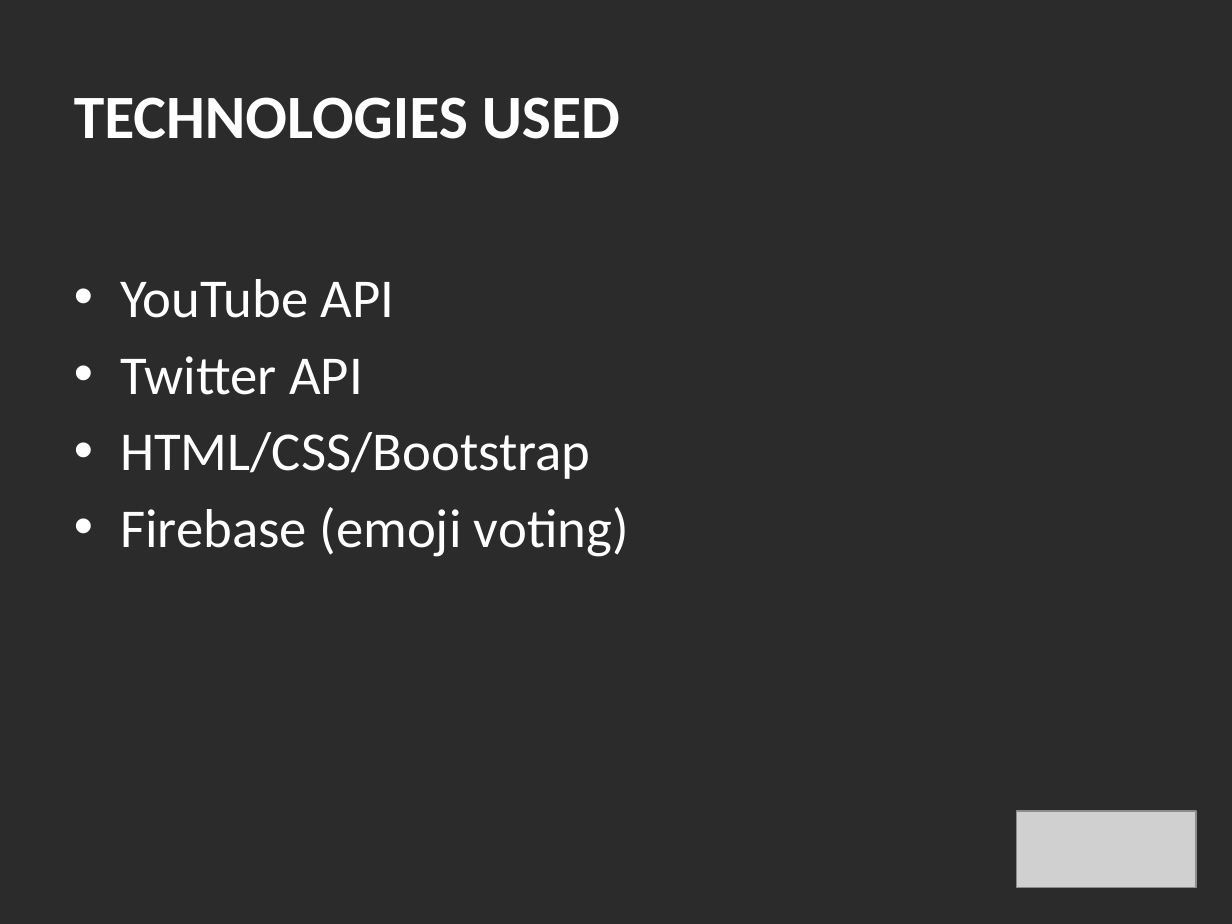
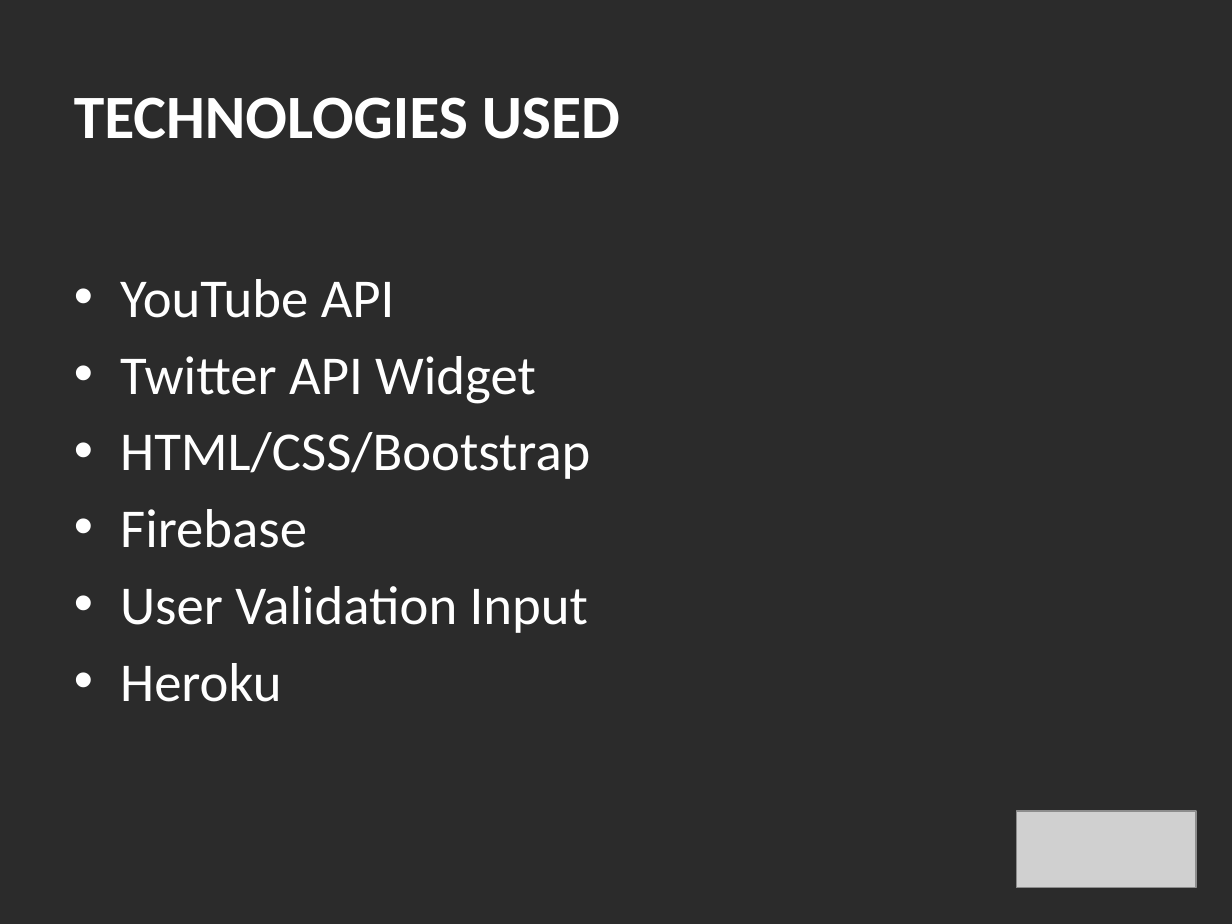
Before and after one commit to MrEdwinRodriguez/projectone, a slide deck: slide 6 of karaoke-roulette.pptx. Drawn at 1232x924 pixels with LibreOffice and Linux fonts; fonts in the diff are those of the drawing; grey boxes stand for pictures; background and template pictures are left out; a plain dark background stands for a picture behind light text. Boxes give left, top, right and bottom in pixels: in the first picture for what was removed or moved away, otherwise in the second. Text is boxed around its words. In the diff, an @@ line names an element or a change of style, - is before the commit and + after.

Commit message:
powerpoint

```diff
--- a/karaoke-roulette.pptx
+++ b/karaoke-roulette.pptx
@@ text at box(120, 356, 536, 404): text changed @@
-• Twitter API
+• Twitter API Widget
@@ text at box(120, 509, 588, 702): text changed @@
-• Firebase (emoji voting)
+• Firebase
+• User Validation Input
+• Heroku
```
Also in this commit, not shown: 1 other slide changed.
